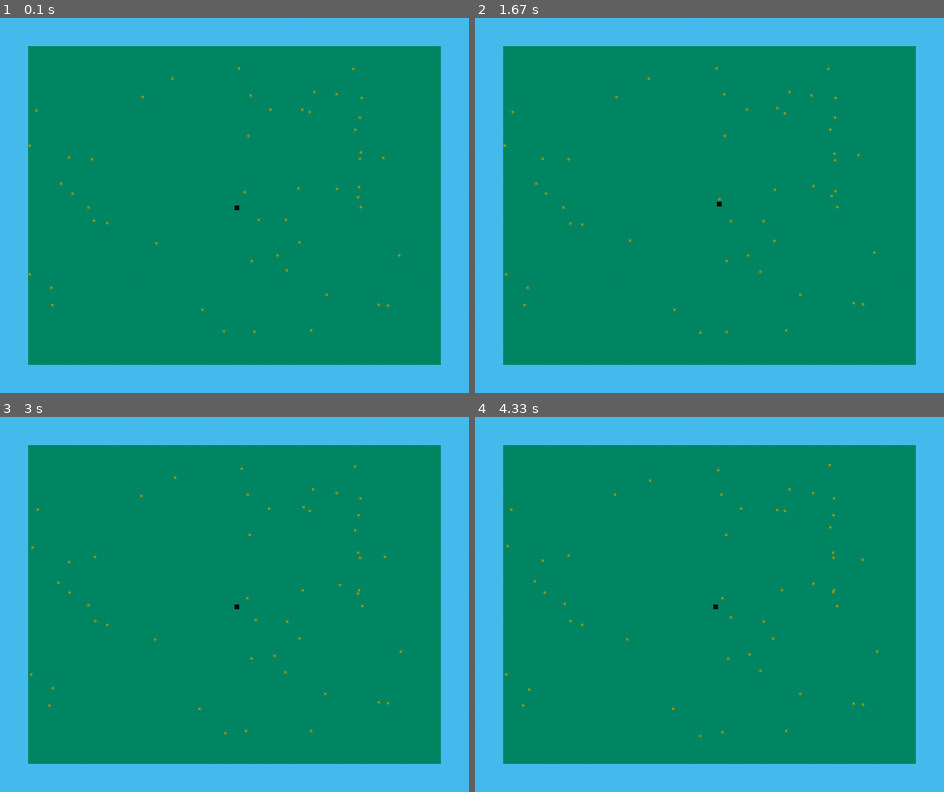
Above: before the commit, frames 1-4 (two rows, left to right).
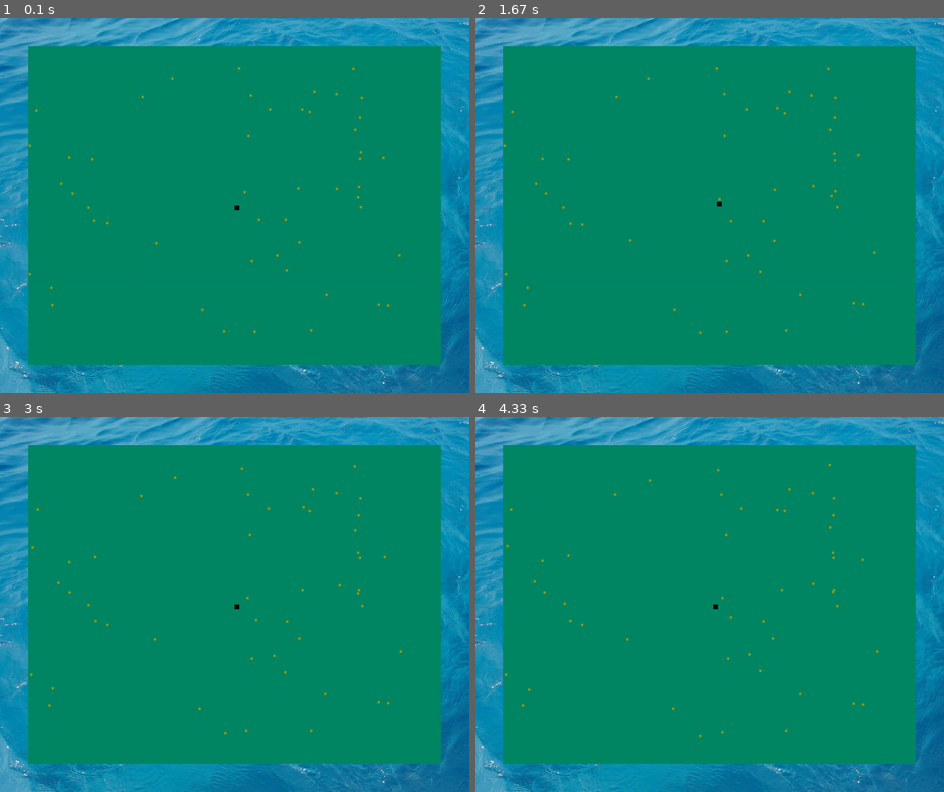
Above: after the commit, the same moments.

Repository: Kristiankaspersen/the-special-pygame
Game: pygame game, started from main.py
Two runs of this game, one before a commit and one after it. Both use one fixed random seed, a clock stepped at 60 frames per second and the inputs below.
Inputs:
- Up to frame 1 (0.1 s): no input
- Up to frame 2 (1.67 s): hold D 0.33-0.8 s; hold W 0.83-1.13 s; hold D 1.17-1.63 s
- Up to frame 3 (3 s): hold A 1.67-2.2 s; hold S 2.23-2.53 s; hold A 2.57-2.97 s
- Up to frame 4 (4.33 s): hold W 3-3.37 s; hold D 3.4-4.03 s; hold S from 4.07 s (still down)

The runs differ from the first frame. In frame 1, 25% of the frame differs, in the area x 0-100%, y 0-100%; in frame 2, 25%; in frame 3, 25%; in frame 4, 25%.

Commit message:
Added realistic ocean

Diff:
--- a/main.py
+++ b/main.py
@@ -15,6 +15,10 @@
 screen = pygame.display.set_mode((width, height))
 pygame.display.set_caption("The Baboon Island")
 
+#Surfaces
+Water_surface =  pygame.image.load("ocean.jpg")
+
+# Useful variables
 islandX = 60
 islandY = 60
 middle_spawn = [width/2,height/2]
@@ -48,9 +52,10 @@
             player.y += player.speed
 
 
-    screen.fill((70,188,239))       #This is currently the water covering the entire screen
-    main_island.drawIsland(screen)  #Main Island
-    player.drawPlayer(screen)       #Player
+    #screen.fill((70,188,239))          #This is currently the water covering the entire screen
+    screen.blit(Water_surface,(0,0))    #Realistic water
+    main_island.drawIsland(screen)      #Main Island
+    player.drawPlayer(screen)           #Player
 
     # Animal movement
     for animal in Animal.all:
Binary file added: ocean.jpg
